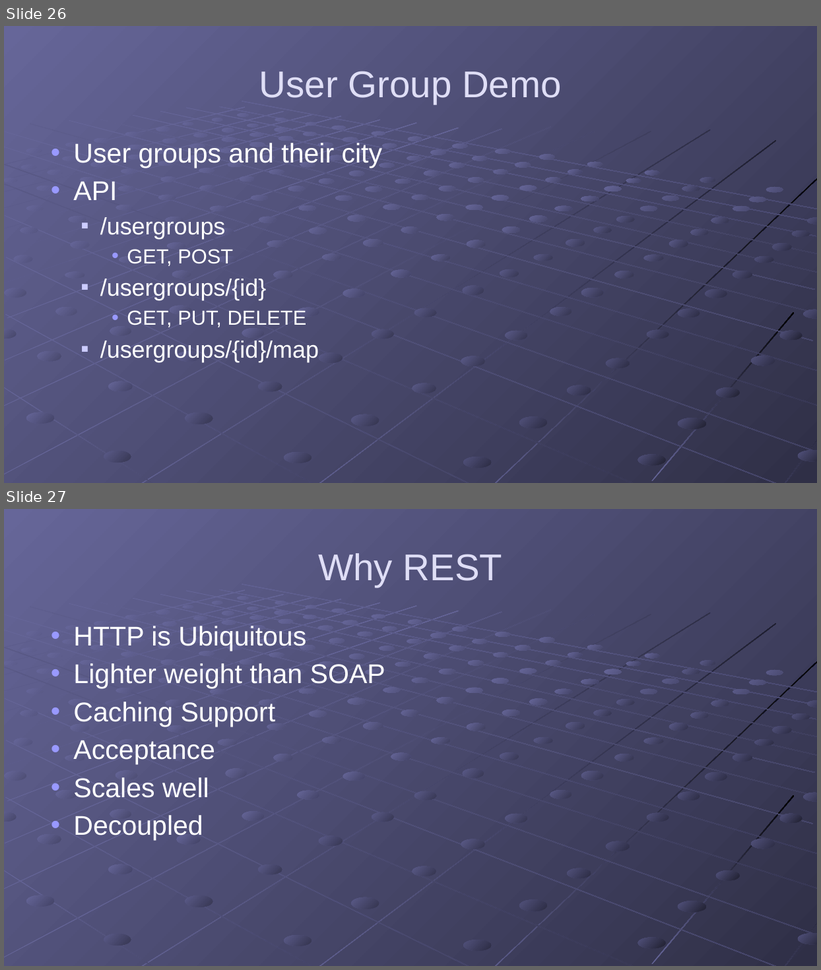
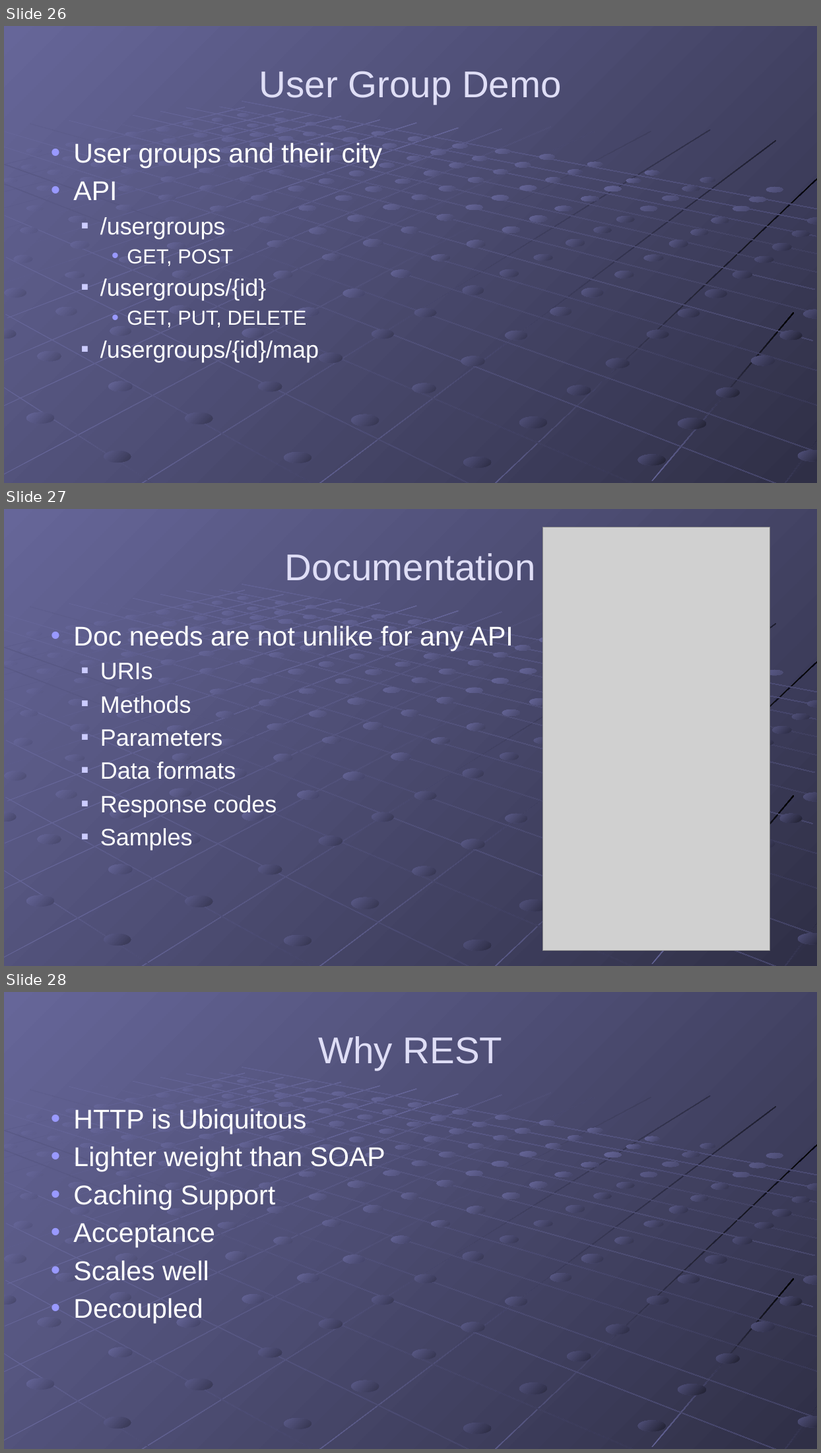
Before and after one commit to gregsohl/RESTFul_API_Presentation, a slide deck: Presentation/RESTful APIs.pptx. Shown one above the other, each under a label of ours: slides 26 and 27 before the commit, slides 26, 27 and 28 after it. The pictures are 821x970 and 821x1453 pixels, drawn with LibreOffice and Linux fonts; fonts in the diff are those of the drawing; grey boxes stand for pictures. Boxes give left, top, right and bottom in pixels: in the first picture for what was removed or moved away, otherwise in the second. Text is boxed around its words. In the diff, an @@ line names an element or a change of style, - is before the commit and + after.

Commit message:
Added info about REST api doc

```diff
--- a/Presentation/RESTful APIs.pptx
+++ b/Presentation/RESTful APIs.pptx
@@ slide 27 added at [4, 509, 817, 966], background gradient #666699 to #49496D; not listed: 182 template elements that a slide beside it also shows @@
@@ picture added at [543, 527, 770, 951] @@
@@ title added at [285, 553, 536, 581], 44 pt, text #DFDEF6 @@
+Documentation
@@ text added at [73, 626, 514, 850], 28 pt, text #FFFFFF @@
+• Doc needs are not unlike for any API
+  ■ URIs
+  ■ Methods
+  ■ Parameters
+  ■ Data formats
+  ■ Response codes
+  ■ Samples
@@ what was slide 27 is now slide 28 @@
```
